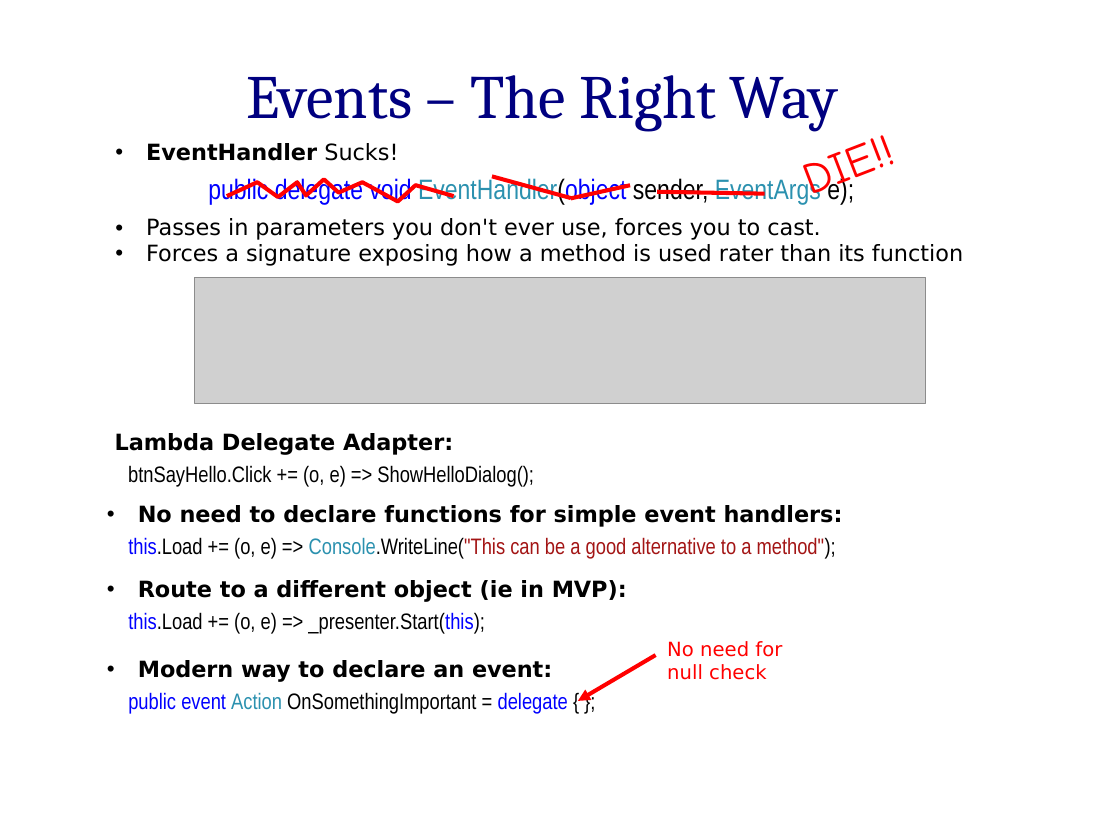
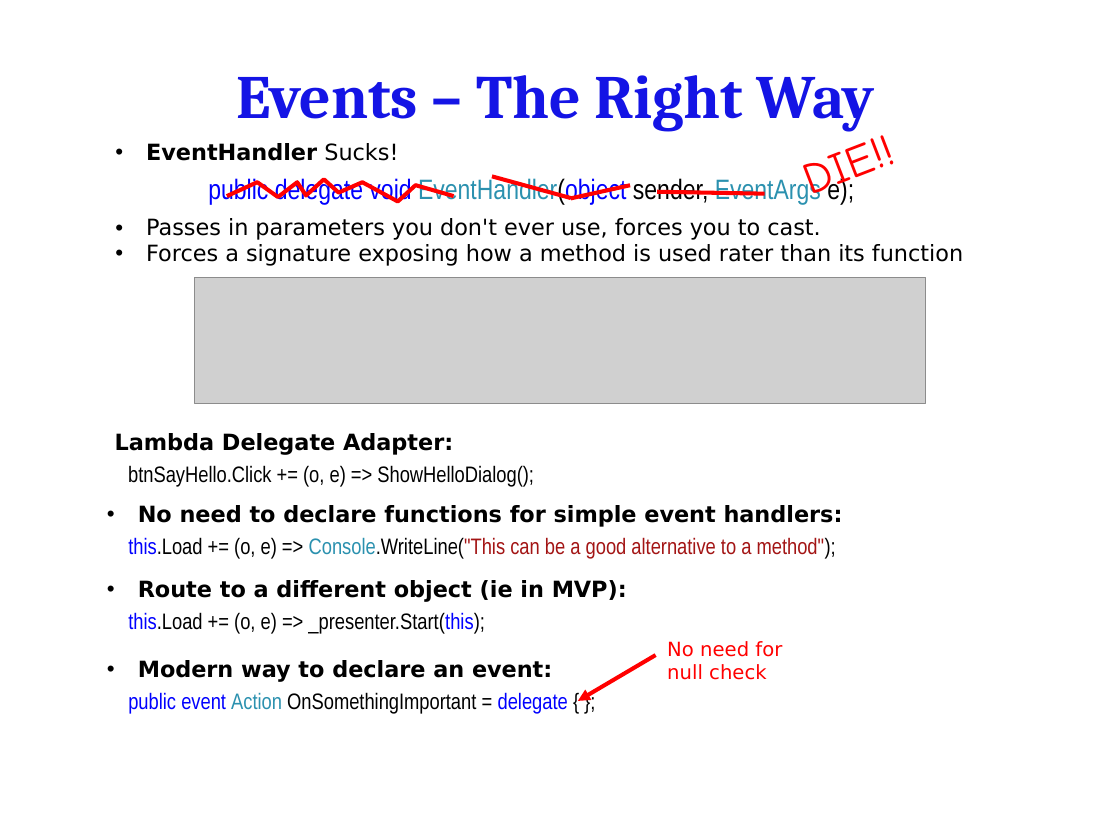
Before and after one commit to hamalawy/gim-projects, a slide deck: slide 14 of presentations/CantDanceTheLambda/docs/Can_t_Dance_the_Lambda.pptx (slide 10 before the commit). Drawn at 1120x840 pixels with LibreOffice and Linux fonts; fonts in the diff are those of the drawing; grey boxes stand for pictures; background and template pictures are left out. Boxes give left, top, right and bottom in pixels: in the first picture for what was removed or moved away, otherwise in the second. Text is boxed around its words. In the diff, an @@ line names an element or a change of style, - is before the commit and + after.

```diff
--- a/presentations/CantDanceTheLambda/docs/Can_t_Dance_the_Lambda.pptx
+++ b/presentations/CantDanceTheLambda/docs/Can_t_Dance_the_Lambda.pptx
@@ text "Events – The Right Way": place and size @@
-text "Events – The Right Way" at bbox=[247, 75, 839, 132]
+text "Events – The Right Way" at bbox=[236, 75, 875, 132]
@@ text "Events – The Right Way" at bbox=[236, 75, 875, 132]: text colour #000080 to gradient #7979FF to #1616E4 to #0000BD, bold on @@
```
Also in this commit, not shown: 14 other slides changed, 4 slides added.
